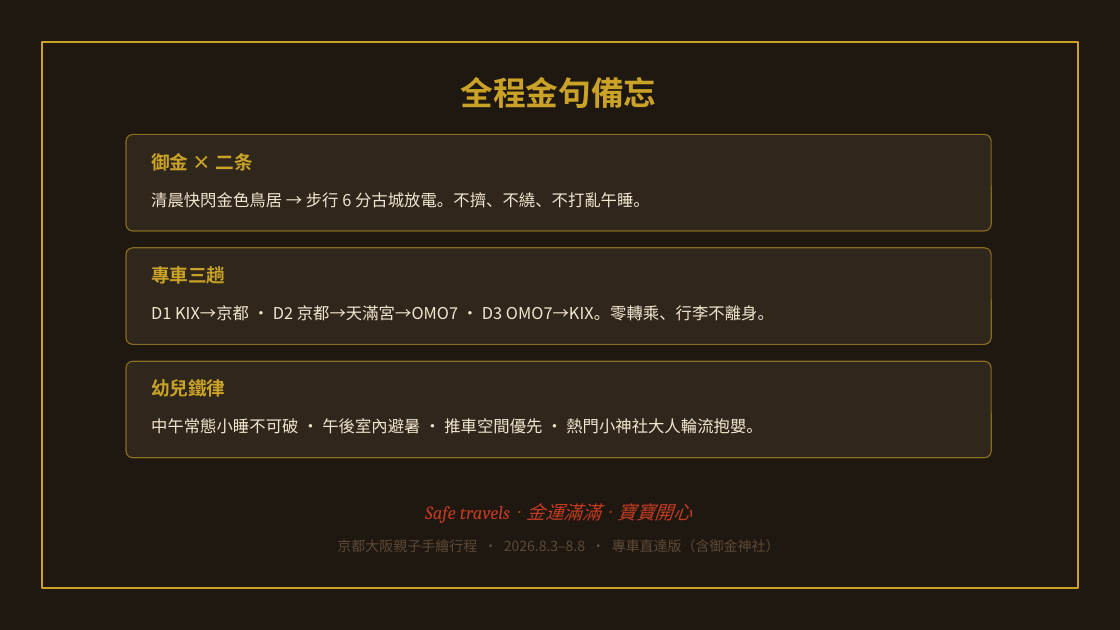
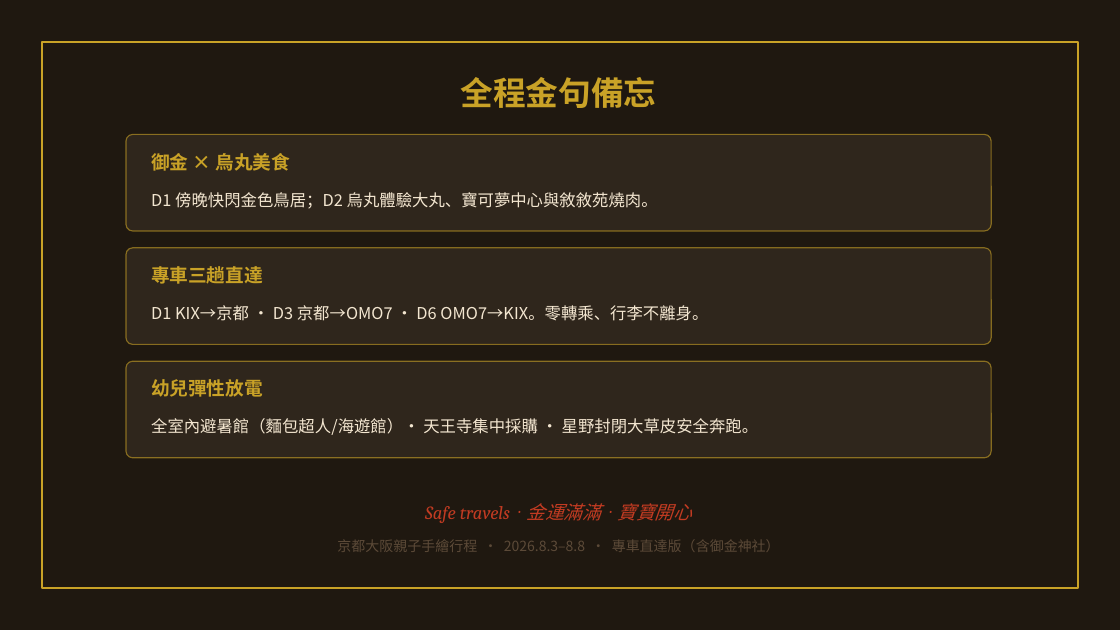
Before and after one commit to maxchan-stack/family-trip-kyoto-osaka-2026, a slide deck: slide 10 of itinerary.pptx. Drawn at 1120x630 pixels with LibreOffice and Linux fonts; fonts in the diff are those of the drawing. Boxes give left, top, right and bottom in pixels: in the first picture for what was removed or moved away, otherwise in the second. Text is boxed around its words. In the diff, an @@ line names an element or a change of style, - is before the commit and + after.

```diff
--- a/itinerary.pptx
+++ b/itinerary.pptx
@@ text at [151, 153, 289, 171]: text changed @@
-御金 × 二条
+御金 × 烏丸美食
@@ text at [151, 192, 658, 209]: text changed @@
-清晨快閃金色鳥居 → 步行 6 分古城放電。不擠、不繞、不打亂午睡。
+D1 傍晚快閃金色鳥居；D2 烏丸體驗大丸、寶可夢中心與敘敘苑燒肉。
@@ text at [151, 266, 263, 284]: text changed @@
-專車三趟
+專車三趟直達
@@ text at [151, 305, 708, 321]: text changed @@
-D1 KIX→京都 · D2 京都→天滿宮→OMO7 · D3 OMO7→KIX。零轉乘、行李不離身。
+D1 KIX→京都 · D3 京都→OMO7 · D6 OMO7→KIX。零轉乘、行李不離身。
@@ text at [151, 379, 263, 397]: text changed @@
-幼兒鐵律
+幼兒彈性放電
@@ text at [151, 418, 759, 435]: text changed @@
-中午常態小睡不可破 · 午後室內避暑 · 推車空間優先 · 熱門小神社大人輪流抱嬰。
+全室內避暑館（麵包超人/海遊館）· 天王寺集中採購 · 星野封閉大草皮安全奔跑。
```
Also in this commit, not shown: 7 other slides changed, 1 slide added, 1 slide removed, 4 other files.
